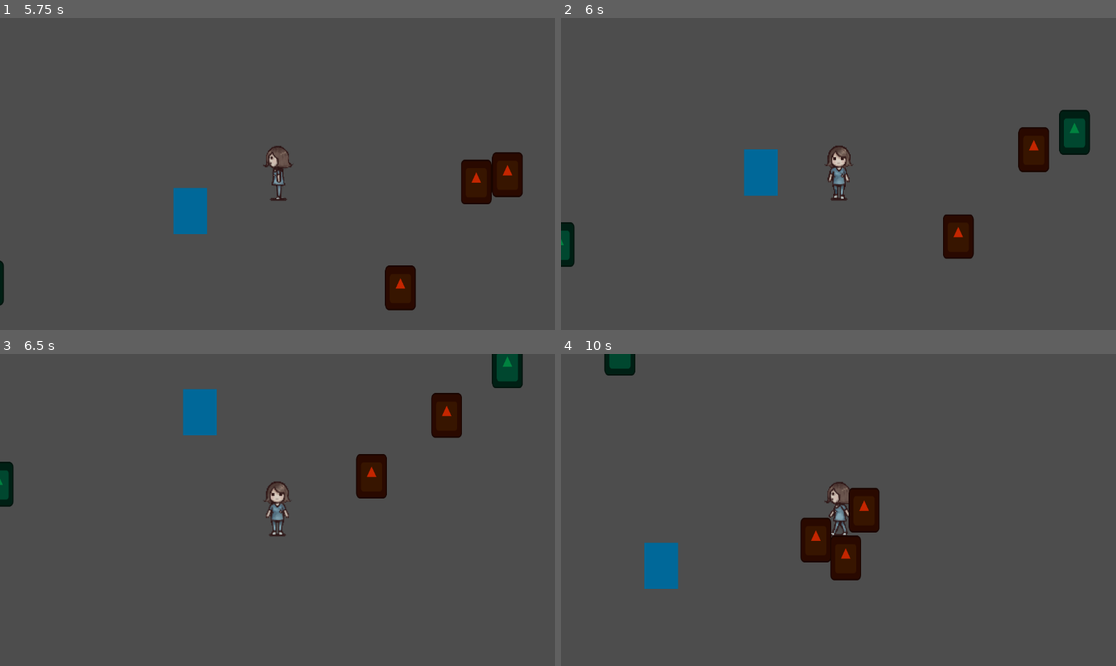
Above: before the commit, frames 1-4 (two rows, left to right).
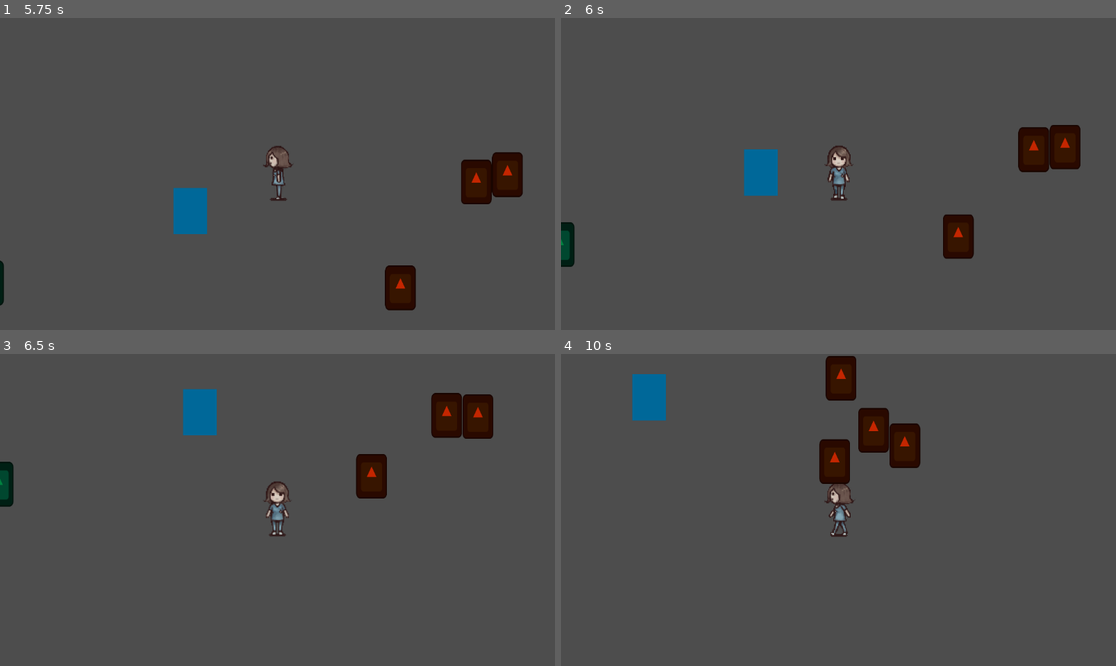
Above: after the commit, the same moments.

Repository: HanaAhmedMahmoud/Code-Blue
Game: Godot game, scene res://Scenes/MainMenu.tscn
The game is run twice, just before and just after one commit, with the same random seed, the same clock (stepped at 60 frames per second) and the same inputs. The engine's default icon, where the game draws it, is replaced by a stand-in: a white triangle on a blue panel in a dark square.
Inputs:
- Up to frame 1 (5.75 s): click "PLAY" at 0.5 s; hold D (right) 1.28-2.03 s; hold S (down) 2.03-2.78 s; hold D (right) 2.78-3.53 s; hold W (up) 3.53-4.28 s; hold A (left) from 4.28 s (still down)
- Up to frame 2 (6 s): release A (left) at 5.78 s; hold S (down) from 5.78 s (still down)
- Up to frame 3 (6.5 s): keep holding S (down)
- Up to frame 4 (10 s): release S (down) at 6.53 s; hold D (right) 6.53-7.28 s; hold W (up) 7.28-8.03 s; hold D (right) 8.03-8.78 s; hold S (down) 8.78-9.53 s; hold A (left) from 9.53 s (still down)

Frame 1 is identical in both runs. In frame 2, 1.2% of the frame differs, in the area x 87-96%, y 29-49%; in frame 3, 1.4%; in frame 4, 7.7%, in the area x 7-65%, y 0-76%.

Commit message:
Angel - Refine Zomb Vision

Diff:
--- a/Scenes/ZombieScene.tscn
+++ b/Scenes/ZombieScene.tscn
@@ -12,6 +12,9 @@
 
 [sub_resource type="CircleShape2D" id="CircleShape2D_4gkvs"]
 radius = 905.108
+
+[sub_resource type="CircleShape2D" id="CircleShape2D_rrx4k"]
+radius = 1345.15
 
 [node name="Zombie" type="CharacterBody2D"]
 modulate = Color(0, 0.510407, 0.245851, 1)
@@ -34,6 +37,11 @@
 [node name="CollisionShape2D" type="CollisionShape2D" parent="SightArea2D"]
 shape = SubResource("CircleShape2D_4gkvs")
 
+[node name="ChaseArea2D" type="Area2D" parent="."]
+
+[node name="CollisionShape2D" type="CollisionShape2D" parent="ChaseArea2D"]
+shape = SubResource("CircleShape2D_rrx4k")
+
 [node name="StateMachine" type="Node" parent="." node_paths=PackedStringArray("initial_state")]
 script = ExtResource("2_vw3xb")
 initial_state = NodePath("ZombiePatrol")
@@ -47,5 +55,5 @@
 [node name="PatrolTimer" type="Timer" parent="."]
 
 [connection signal="body_entered" from="SightArea2D" to="StateMachine/ZombiePatrol" method="_on_sight_area_2d_body_entered"]
-[connection signal="body_exited" from="SightArea2D" to="StateMachine/ZombieChase" method="_on_sight_area_2d_body_exited"]
+[connection signal="body_exited" from="ChaseArea2D" to="StateMachine/ZombieChase" method="_on_chase_area_2d_body_exited"]
 [connection signal="timeout" from="PatrolTimer" to="StateMachine/ZombiePatrol" method="_on_patrol_timer_timeout"]
--- a/Scripts/States/ZombieChase.gd
+++ b/Scripts/States/ZombieChase.gd
@@ -57,5 +57,5 @@
 	zombie.move_and_slide()
 
 
-func _on_sight_area_2d_body_exited(body: Node2D) -> void:
+func _on_chase_area_2d_body_exited(body: Node2D) -> void:
 	get_parent().on_child_transition(self, "ZombiePatrol")
Not shown: 1 places in Scenes/ZombieScene.tscn that only renumber resources
Not shown, changed: README.md
